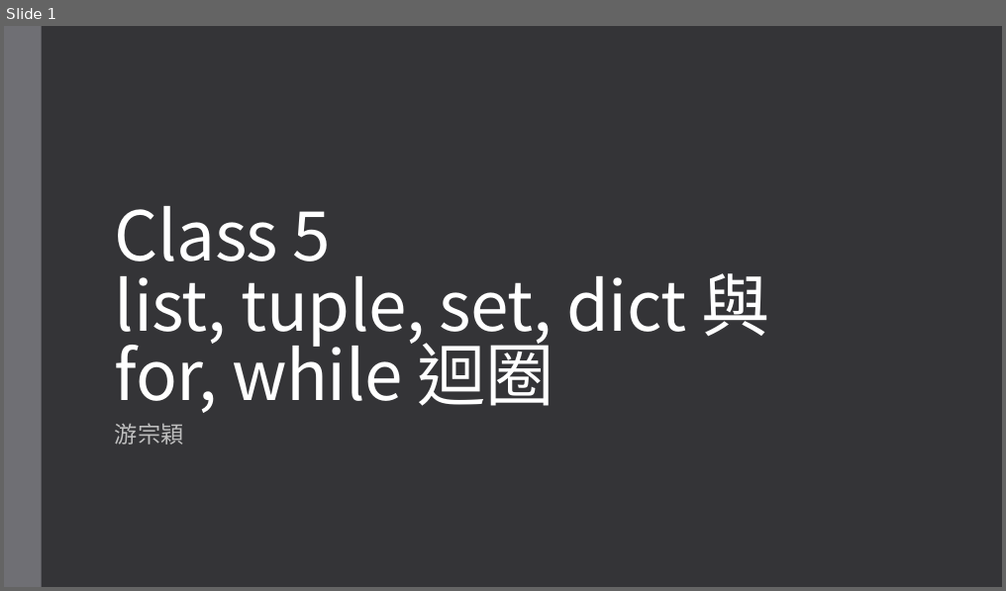
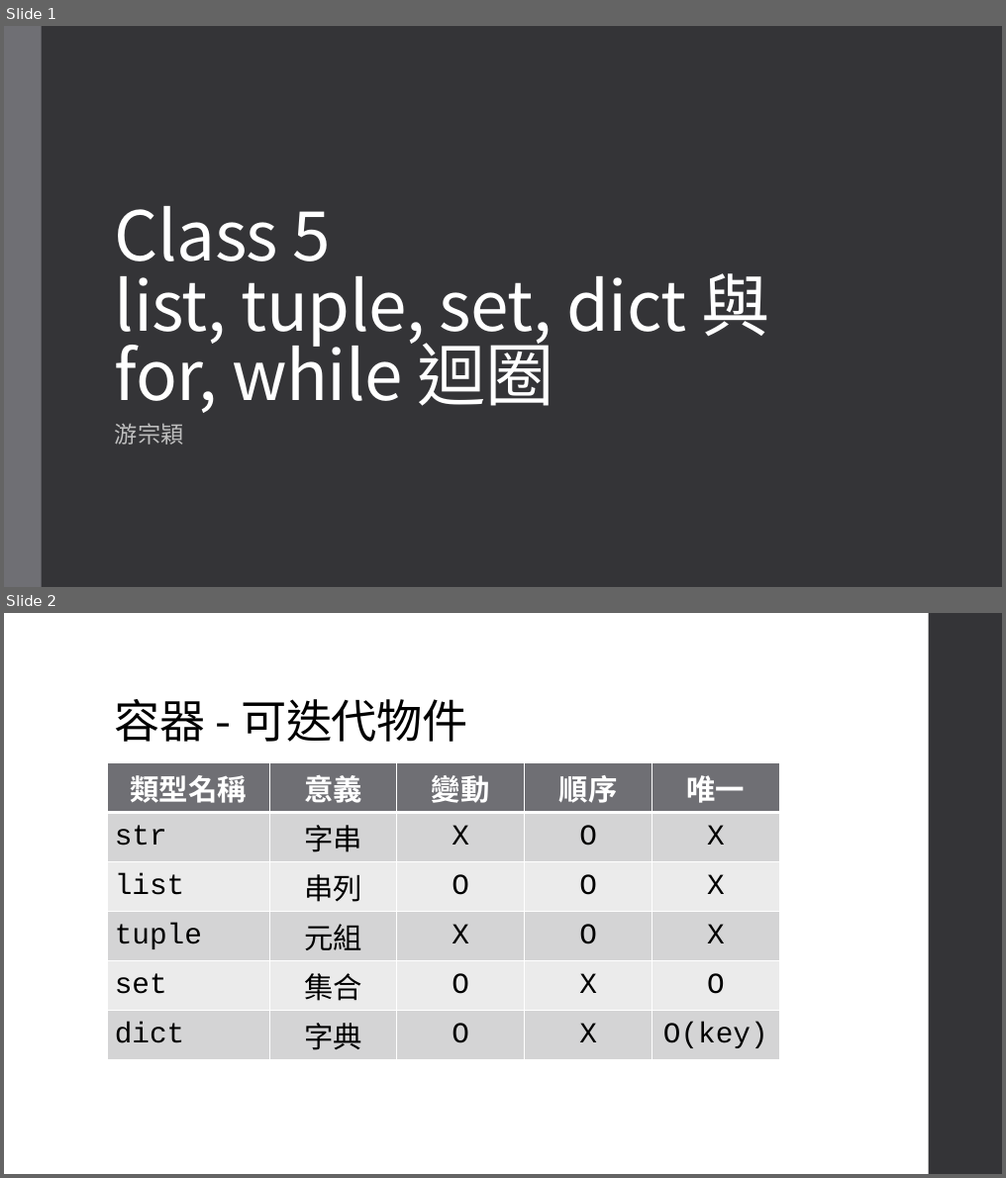
Before and after one commit to an920107/ServiceLearning, a slide deck: Class 5.pptx. Shown one above the other, each under a label of ours: slide 1 before the commit, slides 1 and 2 after it. The pictures are 1006x591 and 1006x1178 pixels, drawn with LibreOffice and Linux fonts; fonts in the diff are those of the drawing. Boxes give left, top, right and bottom in pixels: in the first picture for what was removed or moved away, otherwise in the second. Text is boxed around its words. In the diff, an @@ line names an element or a change of style, - is before the commit and + after.

```diff
--- a/Class 5.pptx
+++ b/Class 5.pptx
@@ slide 2 added at (x1=4, y1=613, x2=1002, y2=1174), background #FFFFFF @@
@@ rectangle added at (x1=929, y1=613, x2=1002, y2=1174), fill #353537 @@
@@ title added at (x1=115, y1=699, x2=468, y2=742), 44 pt, text #000000 @@
+容器 - 可迭代物件
@@ table added at (x1=107, y1=762, x2=779, y2=1055), 6 rows, 5 columns @@
+類型名稱 | 意義 | 變動 | 順序 | 唯一
+str | 字串 | X | O | X
+list | 串列 | O | O | X
+tuple | 元組 | X | O | X
+set | 集合 | O | X | O
+dict | 字典 | O | X | O(key)
```
Also in this commit, not shown: 2 other slides added, 1 slide removed.
